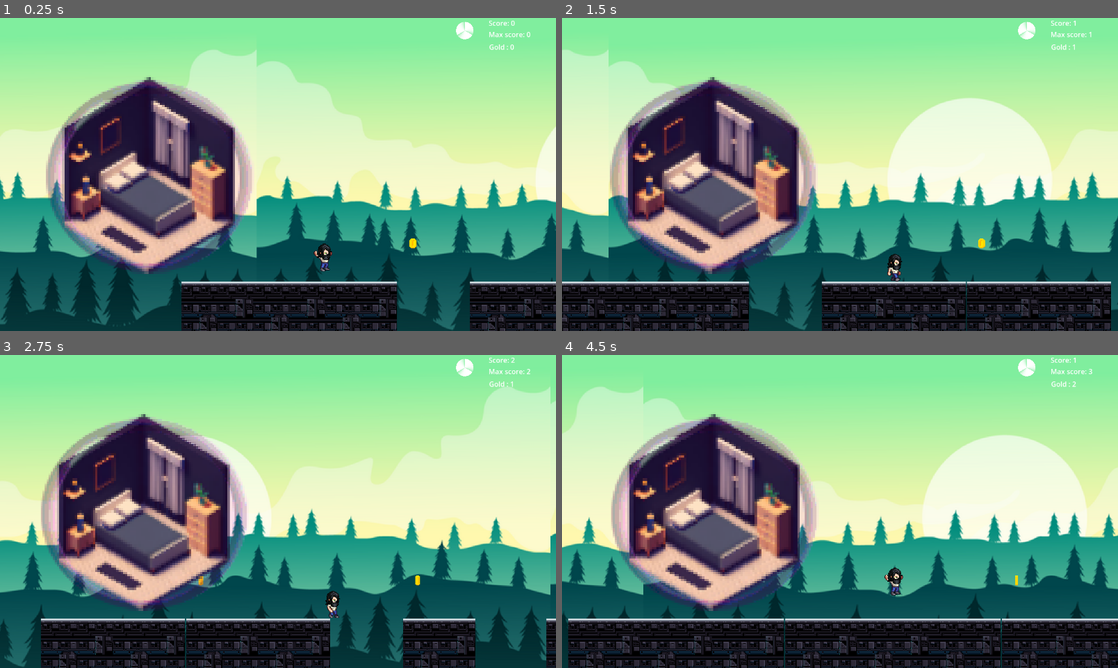
Above: before the commit, frames 1-4 (two rows, left to right).
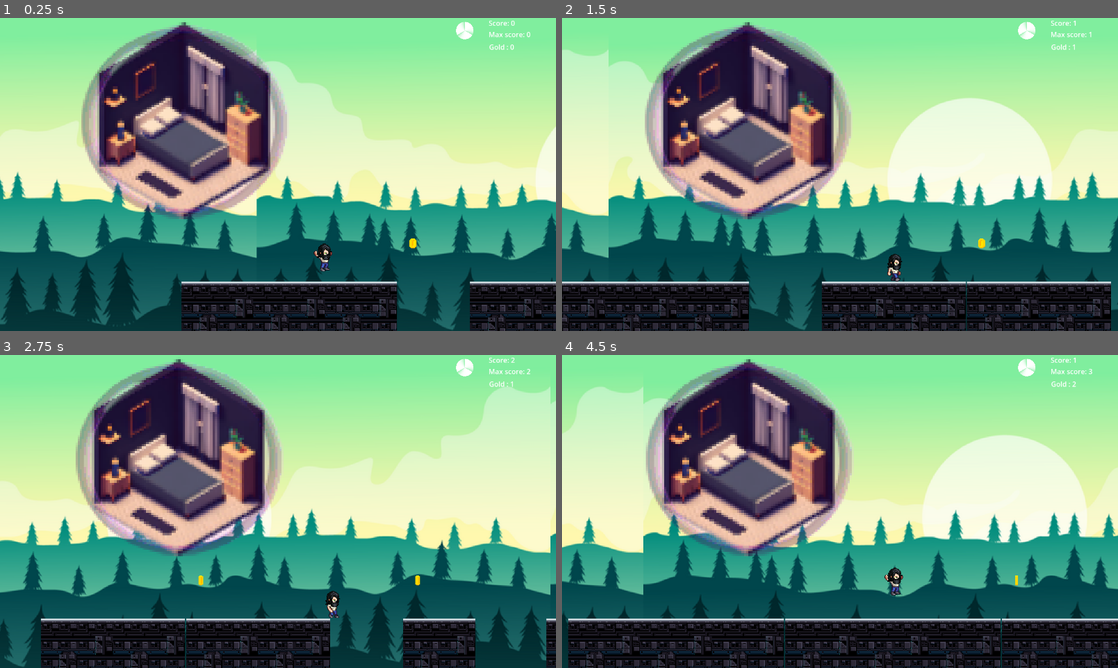
Above: after the commit, the same moments.

Repository: Narrop/Jame-Gam-17
Game: Godot game, scene res://Game.tscn
Same seed, same stepped clock (60 frames per second), same inputs: the game is played once before the commit and once after it. The engine's default icon, where the game draws it, is replaced by a stand-in: a white triangle on a blue panel in a dark square.
Inputs:
- Up to frame 1 (0.25 s): no input
- Up to frame 2 (1.5 s): tap Enter (ui_accept) at 0.5, 0.77 s; hold Right (ui_right) from 0.53 s (still down)
- Up to frame 3 (2.75 s): tap Enter (ui_accept) at 1.52 s; release Right (ui_right) at 2.03 s; hold Left (ui_left) from 2.03 s (still down)
- Up to frame 4 (4.5 s): release Left (ui_left) at 2.78 s; hold Right (ui_right) 2.78-4.28 s; tap Enter (ui_accept) at 3.02, 3.77 s; hold Left (ui_left) from 4.28 s (still down)

The runs differ from the first frame. In frame 1, 23% of the frame differs, in the area x 8-52%, y 1-82%; in frame 2, 23%; in frame 3, 23%; in frame 4, 23%, in the area x 8-53%, y 1-82%.

Commit message:
Update Level1.tscn

Diff:
--- a/Scenes/Levels/Level1.tscn
+++ b/Scenes/Levels/Level1.tscn
@@ -27,7 +27,7 @@
 [node name="SpawnGround" parent="." instance=ExtResource("2_hrjb1")]
 
 [node name="Bedroom" parent="." instance=ExtResource("2_sl6ss")]
-position = Vector2(-272, -252)
+position = Vector2(-210, -349)
 
 [node name="Player" parent="." instance=ExtResource("4_h4px6")]
 position = Vector2(38, -144)
